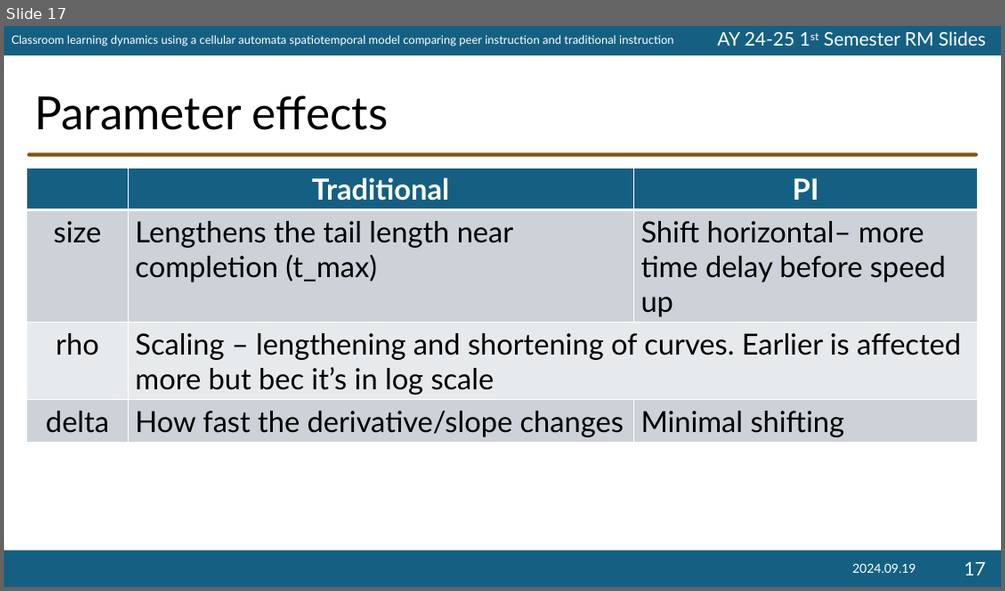
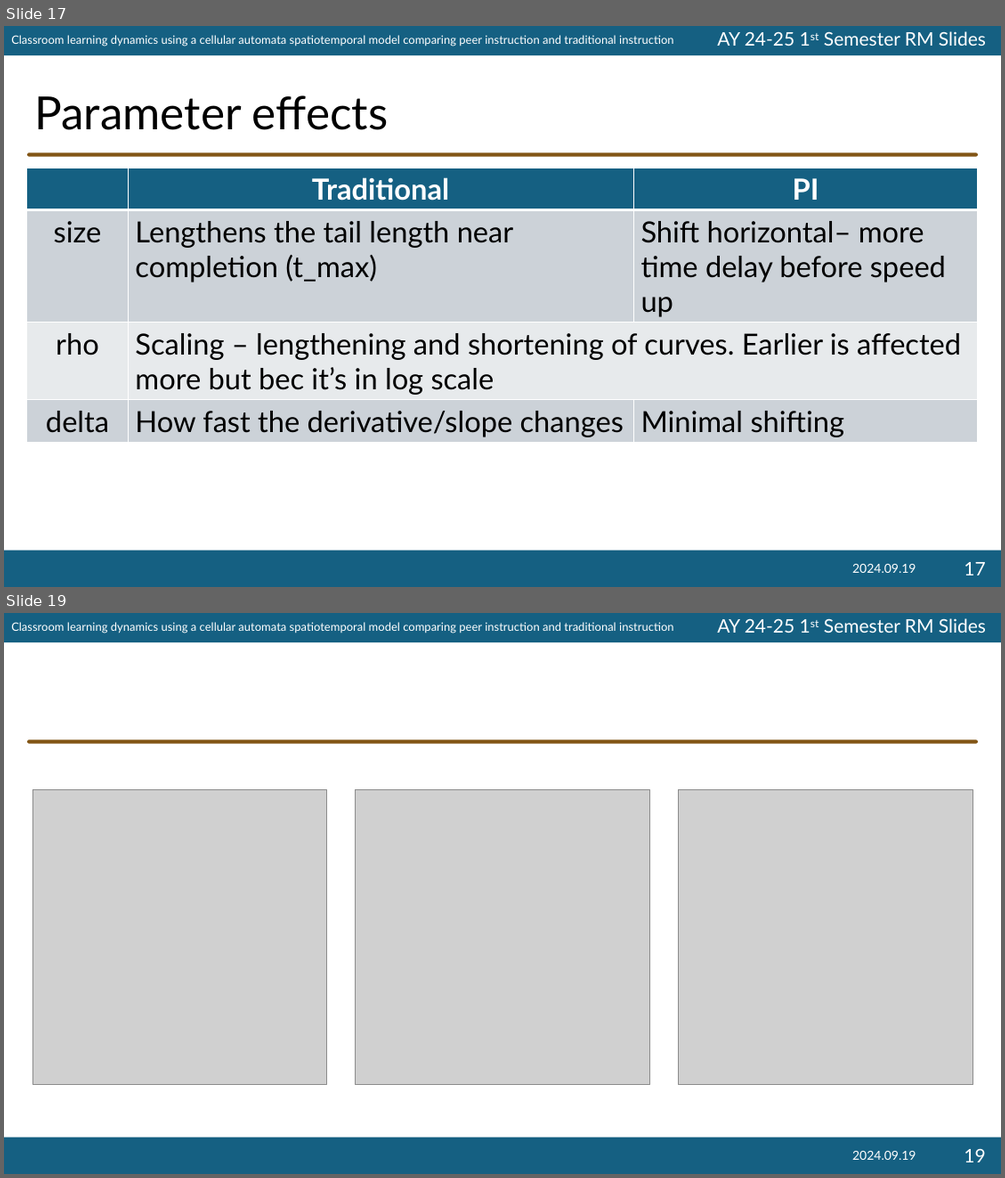
Before and after one commit to ioakimsy/BS-Thesis, a slide deck: documents/202425s1-RM-Slides-Sy.pptx. Shown one above the other, each under a label of ours: slide 17 before the commit, slides 17 and 19 after it; the slides between them are not shown. The pictures are 1005x591 and 1005x1178 pixels, drawn with LibreOffice and Linux fonts; fonts in the diff are those of the drawing; grey boxes stand for pictures; background and template pictures are left out. Boxes give left, top, right and bottom in pixels: in the first picture for what was removed or moved away, otherwise in the second. Text is boxed around its words. In the diff, an @@ line names an element or a change of style, - is before the commit and + after.

```diff
--- a/documents/202425s1-RM-Slides-Sy.pptx
+++ b/documents/202425s1-RM-Slides-Sy.pptx
@@ slide 19 added at (4, 613, 1001, 1174), background #FFFFFF; not listed: 5 template elements that a slide beside it also shows @@
@@ picture added at (32, 789, 327, 1084) @@
@@ picture added at (356, 789, 650, 1084) @@
@@ picture added at (679, 789, 973, 1084) @@
@@ text added at (852, 1151, 915, 1159), 12 pt, text #FFFFFF @@
+2024.09.19
@@ page number added at (963, 1148, 985, 1162), 18 pt, text #FFFFFF @@
+19
```
Also in this commit, not shown: 1 other slide added, 40 other files.
